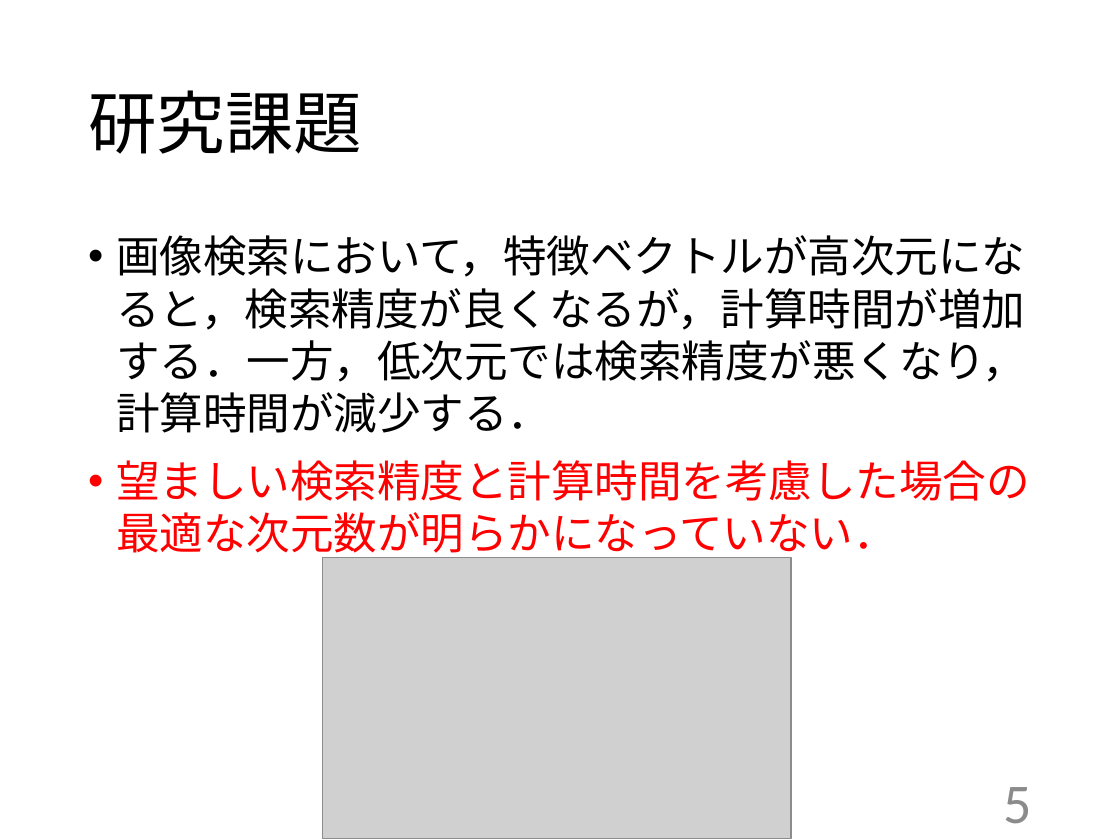
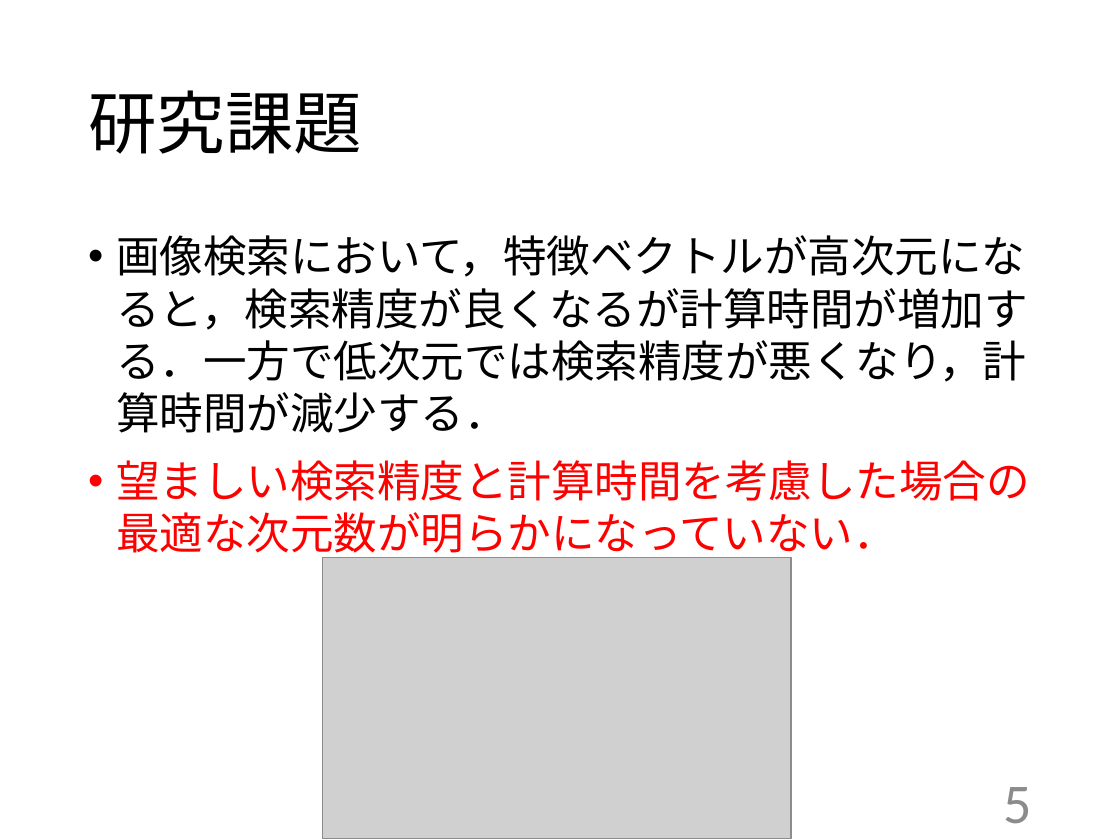
Before and after one commit to kait-takanolab/1821005-yoshioka-thesis, a slide deck: slide 5 of 卒研発表/1821005_yoshioka_thesis.pptx. Drawn at 1120x840 pixels with LibreOffice and Linux fonts; fonts in the diff are those of the drawing; grey boxes stand for pictures. Boxes give left, top, right and bottom in pixels: in the first picture for what was removed or moved away, otherwise in the second. Text is boxed around its words. In the diff, an @@ line names an element or a change of style, - is before the commit and + after.

```diff
--- a/卒研発表/1821005_yoshioka_thesis.pptx
+++ b/卒研発表/1821005_yoshioka_thesis.pptx
@@ text at <box>116,235,1028,433</box>: text changed @@
-• 画像検索において，特徴ベクトルが高次元になると，検索精度が良くなるが，計算時間が増加する．一方，低次元では検索精度が悪くなり，計算時間が減少する．
+• 画像検索において，特徴ベクトルが高次元になると，検索精度が良くなるが計算時間が増加する．一方で低次元では検索精度が悪くなり，計算時間が減少する．
```
Also in this commit, not shown: 6 other slides changed.
